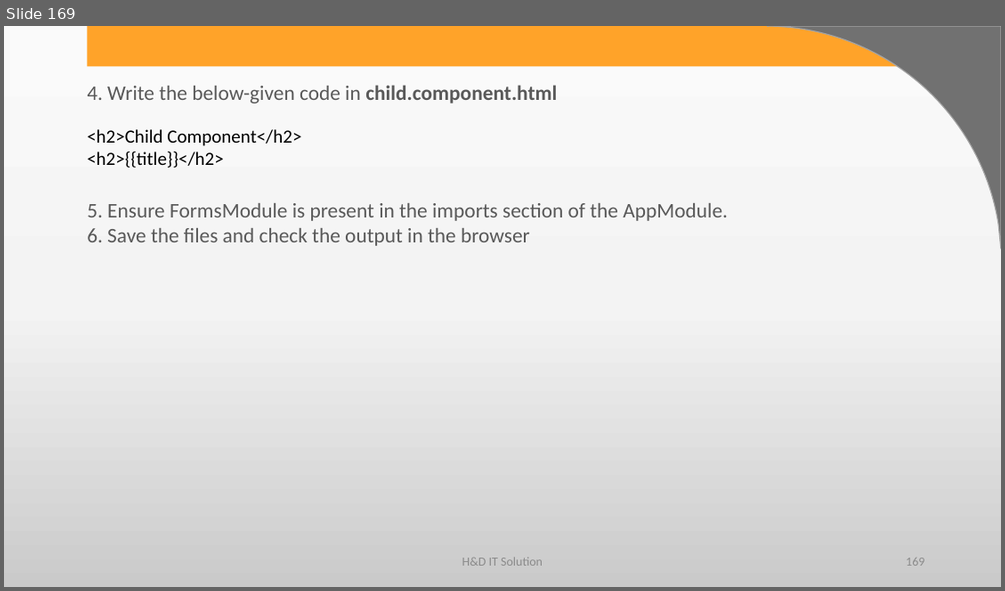
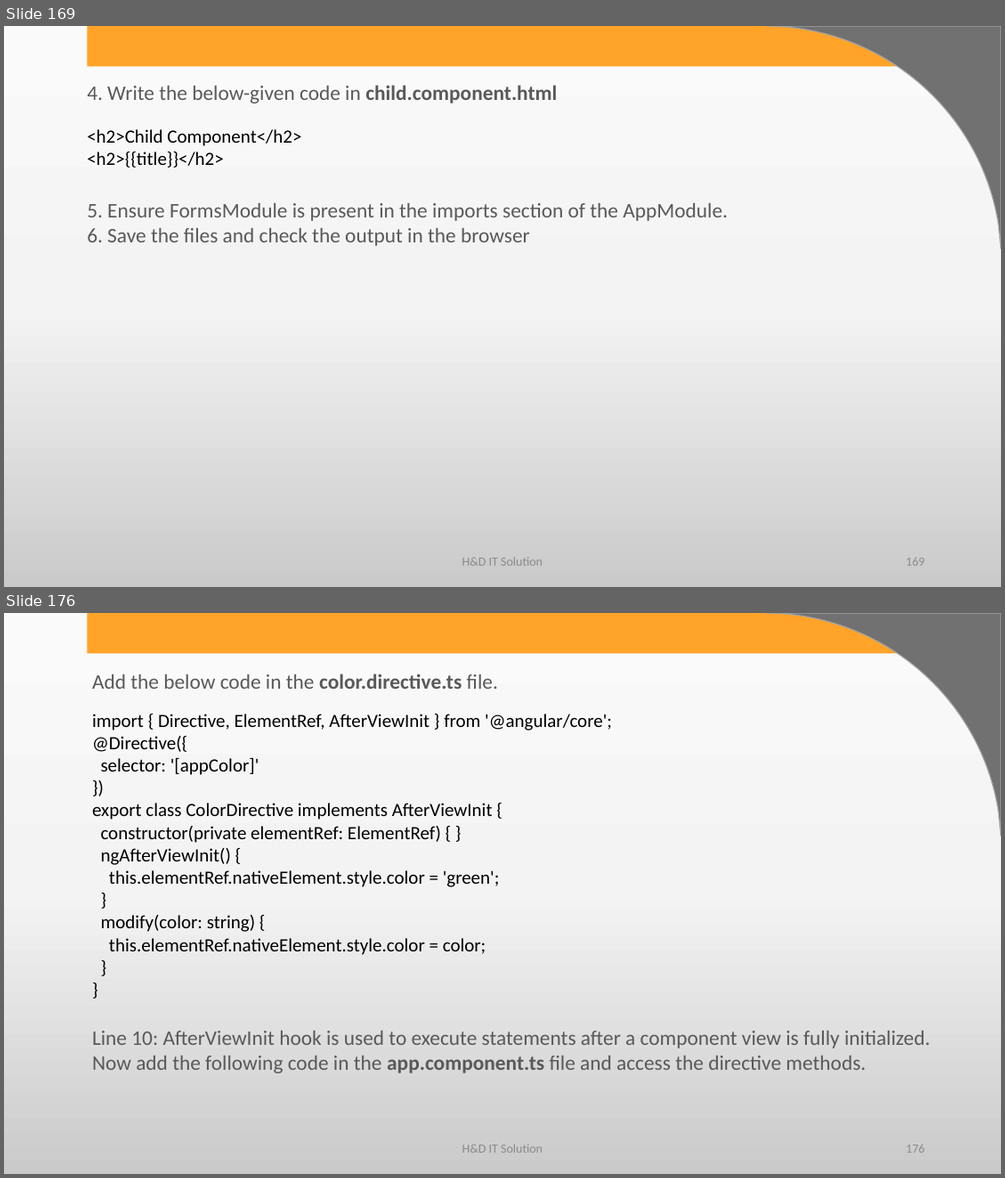
Before and after one commit to harshadasawant/infiniteAngular, a slide deck: ppt/ANGULAR.pptx. Shown one above the other, each under a label of ours: slide 169 before the commit, slides 169 and 176 after it; the slides between them are not shown. The pictures are 1005x591 and 1005x1178 pixels, drawn with LibreOffice and Linux fonts; fonts in the diff are those of the drawing; background and template pictures are left out. Boxes give left, top, right and bottom in pixels: in the first picture for what was removed or moved away, otherwise in the second. Text is boxed around its words. In the diff, an @@ line names an element or a change of style, - is before the commit and + after.

Commit message:
@viewChild

```diff
--- a/ppt/ANGULAR.pptx
+++ b/ppt/ANGULAR.pptx
@@ slide 176 added at (4,613,1001,1174), background gradient #FBFBFB to #F4F4F4 to #CBCBCB; not listed: 2 template elements that a slide beside it also shows @@
@@ text added at (92,674,498,689), 20 pt, text #595959 @@
+Add the below code in the color.directive.ts file.
@@ text added at (92,714,612,955), 18 pt, text #000000 @@
+import { Directive, ElementRef, AfterViewInit } from '@angular/core';
+@Directive({
+selector: '[appColor]'
+})
+export class ColorDirective implements AfterViewInit {
+constructor(private elementRef: ElementRef) { }
+ngAfterViewInit() {
+this.elementRef.nativeElement.style.color = 'green';
+}
+modify(color: string) {
+this.elementRef.nativeElement.style.color = color;
+}
+}
@@ text added at (92,1030,930,1073), 20 pt, text #595959 @@
+Line 10: AfterViewInit hook is used to execute statements after a component view is fully initialized.
+Now add the following code in the app.component.ts file and access the directive methods.
@@ text added at (462,1143,542,1152), 12 pt, text #8C8C8C @@
+H&D IT Solution
@@ page number added at (906,1144,924,1152), 12 pt, text #8C8C8C @@
+176
```
Also in this commit, not shown: 23 other slides added, 7 other files.
